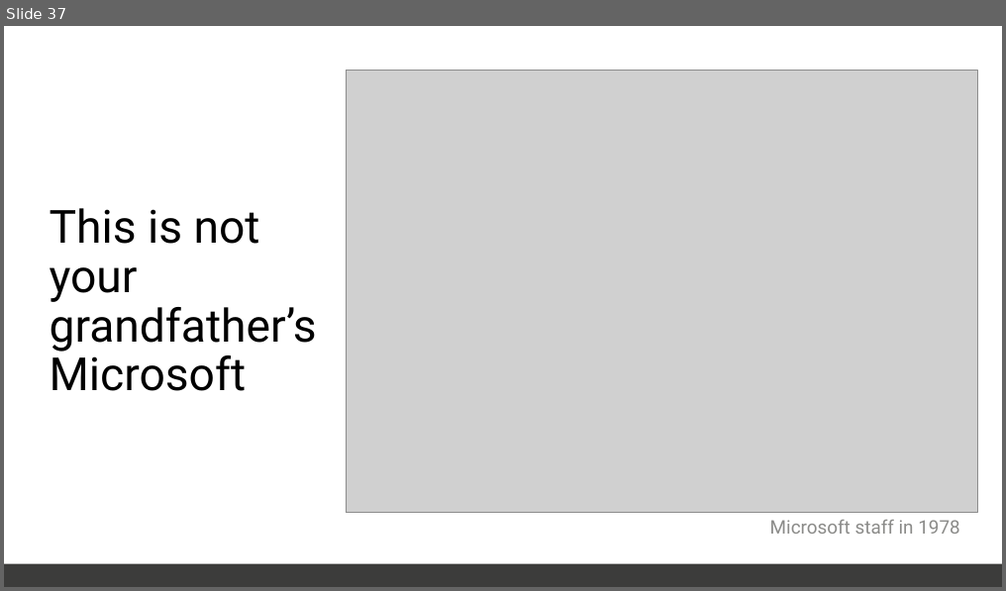
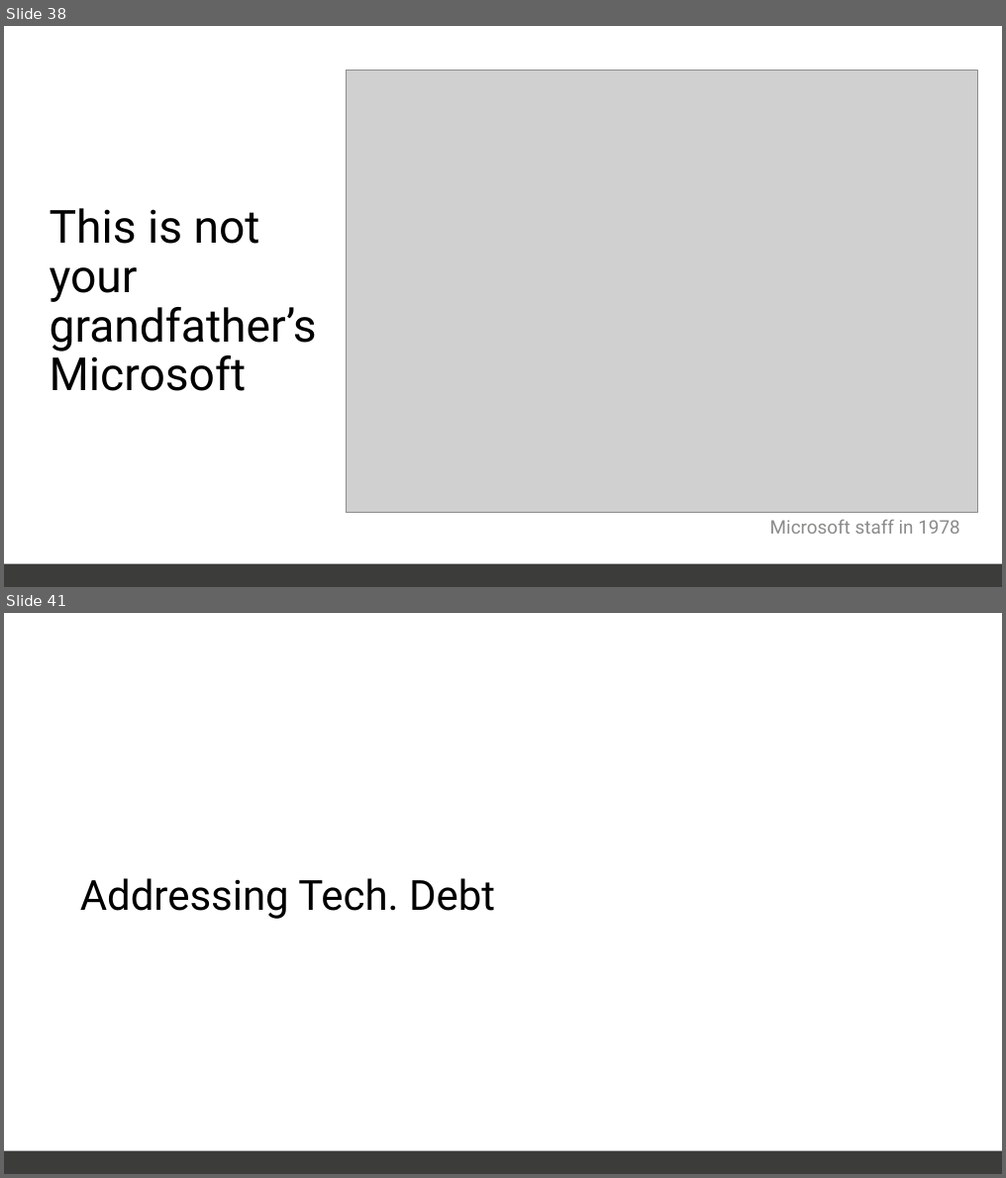
Before and after one commit to SannioEvolution/Material, a slide deck: 11 - Putting it all together, Technical Debt.pptx. Shown one above the other, each under a label of ours: slide 37 before the commit, slides 38 and 41 after it; the slides between them are not shown. The pictures are 1006x591 and 1006x1178 pixels, drawn with LibreOffice and Linux fonts; fonts in the diff are those of the drawing; grey boxes stand for pictures. Boxes give left, top, right and bottom in pixels: in the first picture for what was removed or moved away, otherwise in the second. Text is boxed around its words. In the diff, an @@ line names an element or a change of style, - is before the commit and + after.

```diff
--- a/11 - Putting it all together, Technical Debt.pptx
+++ b/11 - Putting it all together, Technical Debt.pptx
@@ slide 41 added at <box>4,613,1002,1174</box>, background #FFFFFF; not listed: 1 template element that a slide beside it also shows @@
@@ title added at <box>80,878,495,919</box>, 40 pt, text #000000 @@
+Addressing Tech. Debt
@@ what was slide 37 is now slide 38 @@
```
Also in this commit, not shown: 1 slide changed, 21 other slides added, 17 slides removed, 23 other files.
